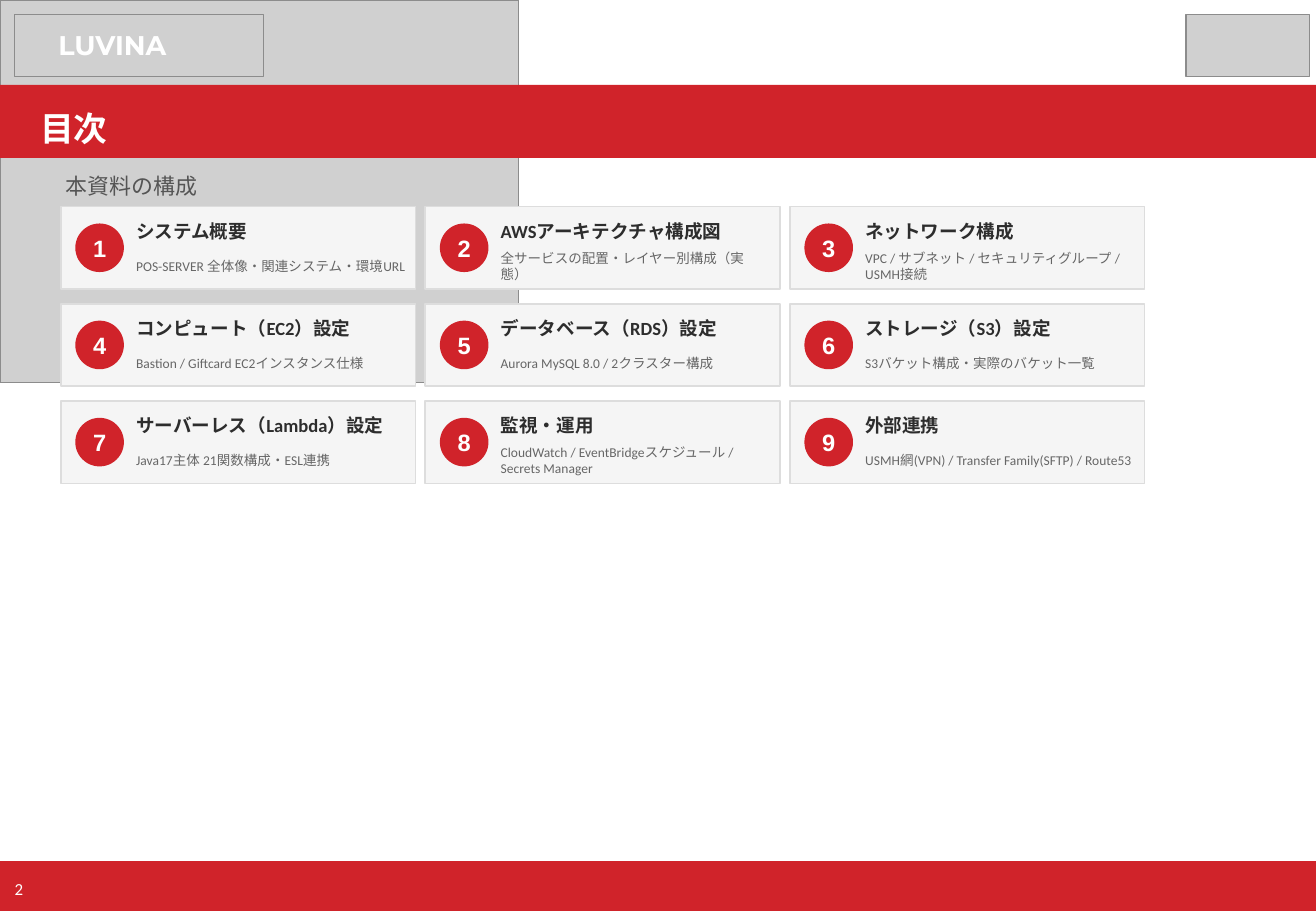
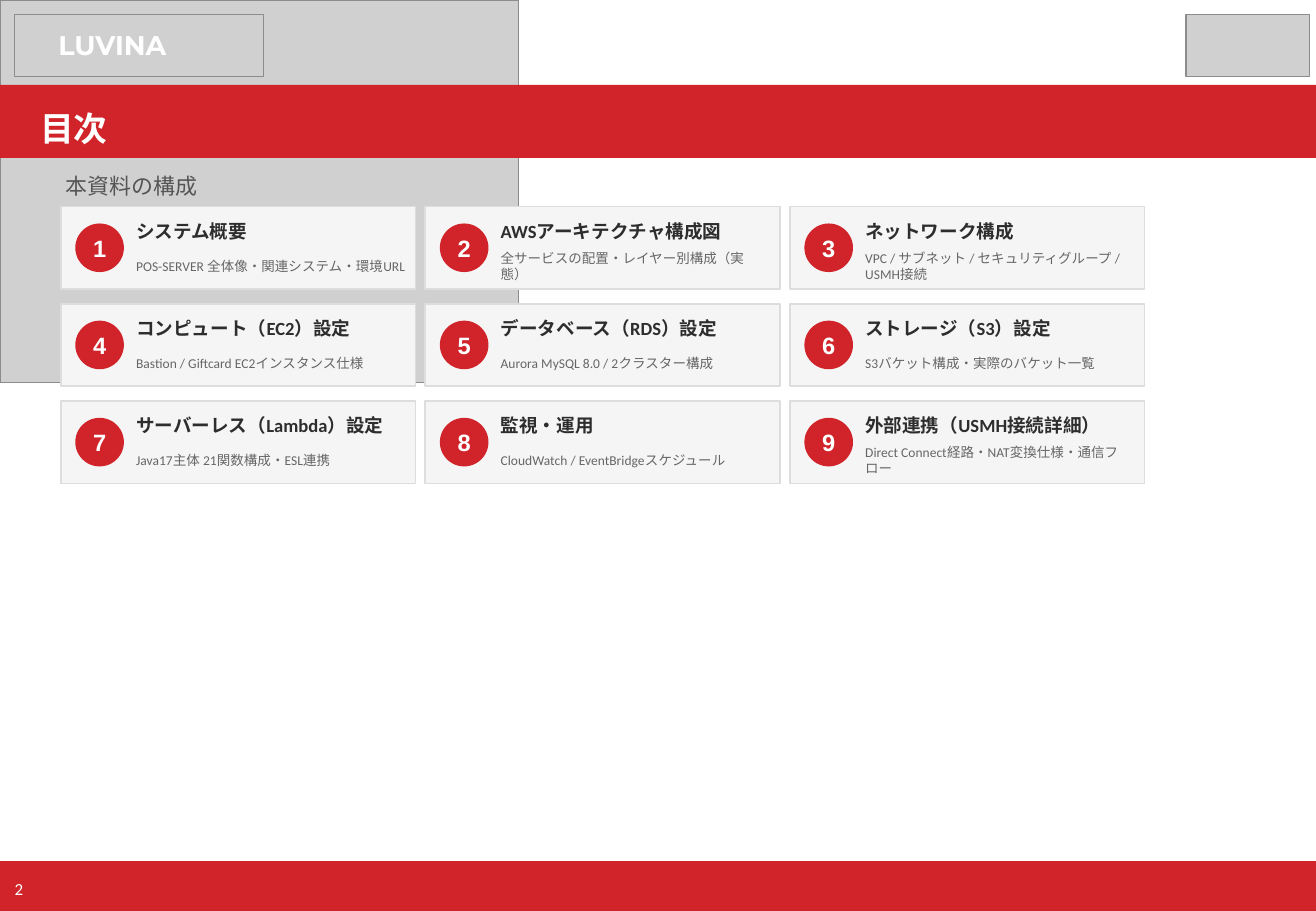
Before and after one commit to kiyoharakadutoshi/kasumi_pos-server_aws, a slide deck: slide 2 of 40_AWS/01_構成資料/カスミPOS_AWS構成資料.pptx. Drawn at 1316x911 pixels with LibreOffice and Linux fonts; fonts in the diff are those of the drawing; grey boxes stand for pictures. Boxes give left, top, right and bottom in pixels: in the first picture for what was removed or moved away, otherwise in the second. Text is boxed around its words. In the diff, an @@ line names an element or a change of style, - is before the commit and + after.

```diff
--- a/40_AWS/01_構成資料/カスミPOS_AWS構成資料.pptx
+++ b/40_AWS/01_構成資料/カスミPOS_AWS構成資料.pptx
@@ text at [865, 416, 1100, 434]: text changed @@
-外部連携
+外部連携（USMH接続詳細）
@@ text at [865, 446, 1118, 473]: text changed @@
-USMH網(VPN) / Transfer Family(SFTP) / Route53
+Direct Connect経路・NAT変換仕様・通信フロー
@@ text at [501, 454, 725, 468]: text changed @@
-CloudWatch / EventBridgeスケジュール / Secrets Manager
+CloudWatch / EventBridgeスケジュール
```
Also in this commit, not shown: 7 other slides changed, 2 slides added, 1 slide removed.
